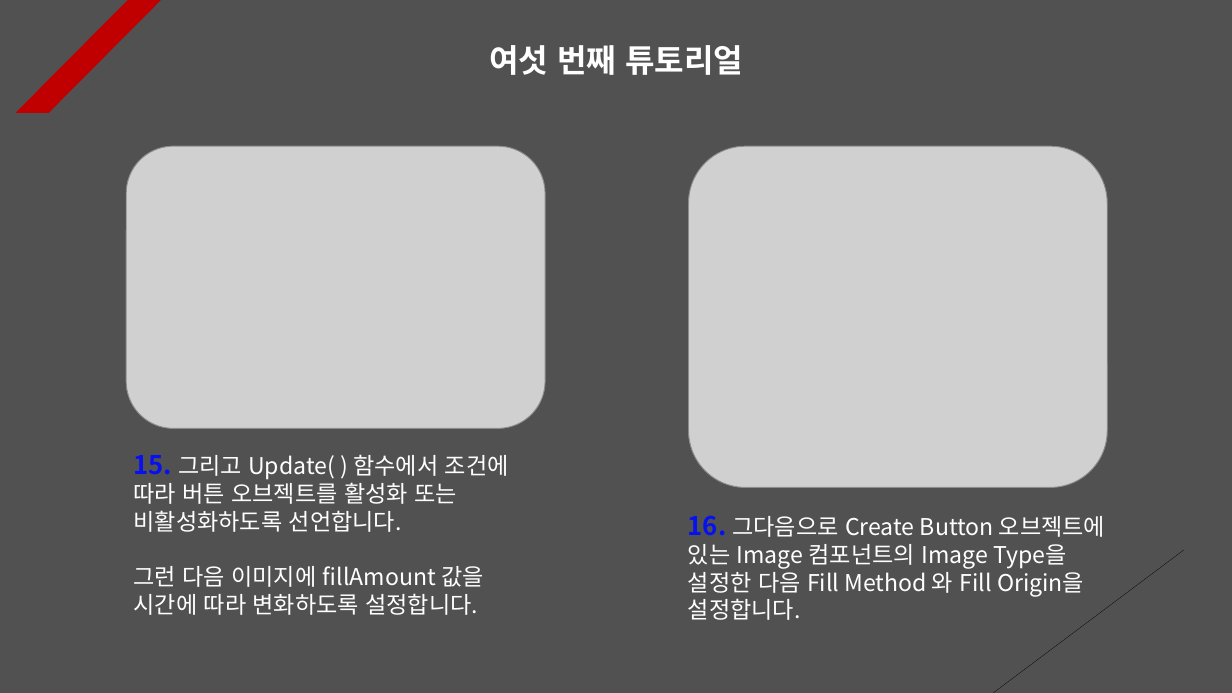
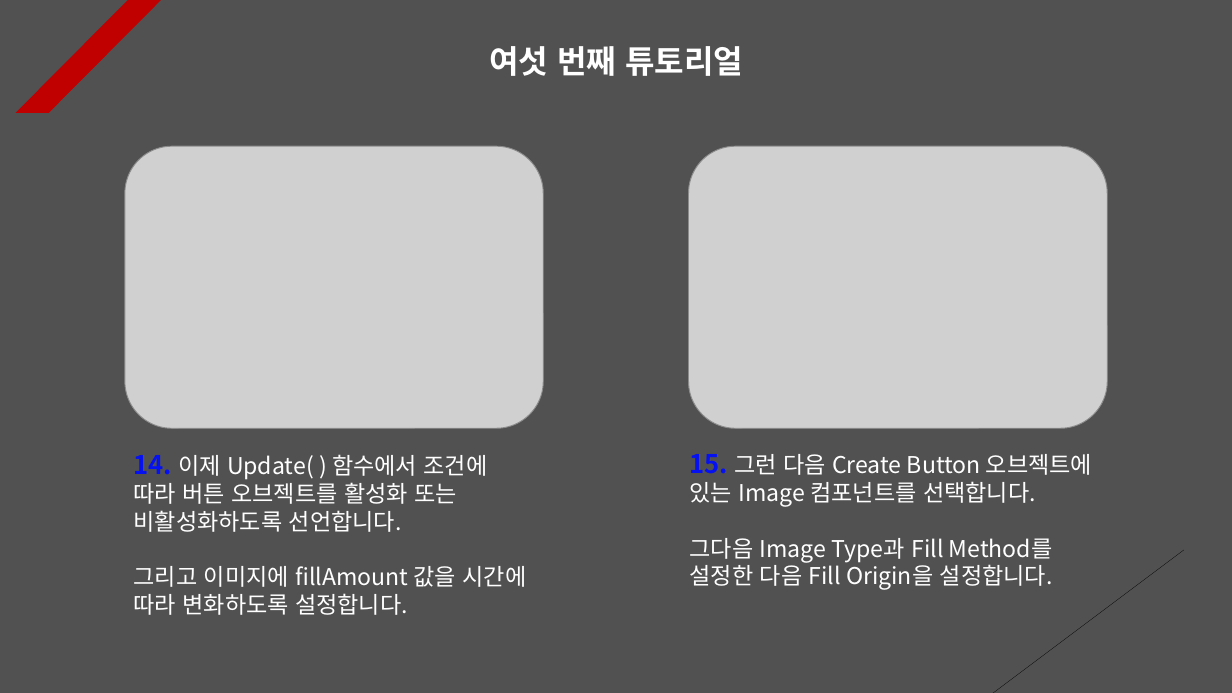
Before and after one commit to Unity2033/3D-UnityEngine, a slide deck: slide 6 of Assets/Instantiate & Destroy/PPT Data/Instatiate and Destroy Example.pptx. Drawn at 1232x693 pixels with LibreOffice and Linux fonts; fonts in the diff are those of the drawing; grey boxes stand for pictures. Boxes give left, top, right and bottom in pixels: in the first picture for what was removed or moved away, otherwise in the second. Text is boxed around its words. In the diff, an @@ line names an element or a change of style, - is before the commit and + after.

```diff
--- a/Assets/Instantiate & Destroy/PPT Data/Instatiate and Destroy Example.pptx
+++ b/Assets/Instantiate & Destroy/PPT Data/Instatiate and Destroy Example.pptx
@@ picture resized from (x1=689, y1=146, x2=1107, y2=487) to (x1=689, y1=146, x2=1107, y2=428) @@
@@ text at (x1=134, y1=454, x2=527, y2=615): text changed @@
-15. 그리고 Update( ) 함수에서 조건에 따라 버튼 오브젝트를 활성화 또는 비활성화하도록 선언합니다.
-그런 다음 이미지에 fillAmount 값을 시간에 따라 변화하도록 설정합니다.
+14. 이제 Update( ) 함수에서 조건에 따라 버튼 오브젝트를 활성화 또는 비활성화하도록 선언합니다.
+그리고 이미지에 fillAmount 값을 시간에 따라 변화하도록 설정합니다.
@@ text at (x1=690, y1=454, x2=1092, y2=590): text changed @@
-16. 그다음으로 Create Button 오브젝트에 있는 Image 컴포넌트의 Image Type을 설정한 다음 Fill Method 와 Fill Origin을 설정합니다.
+15. 그런 다음 Create Button 오브젝트에 있는 Image 컴포넌트를 선택합니다.
+그다음 Image Type과 Fill Method를 설정한 다음 Fill Origin을 설정합니다.
```
Also in this commit, not shown: 11 other slides changed, 1 slide removed, 42 other files.
